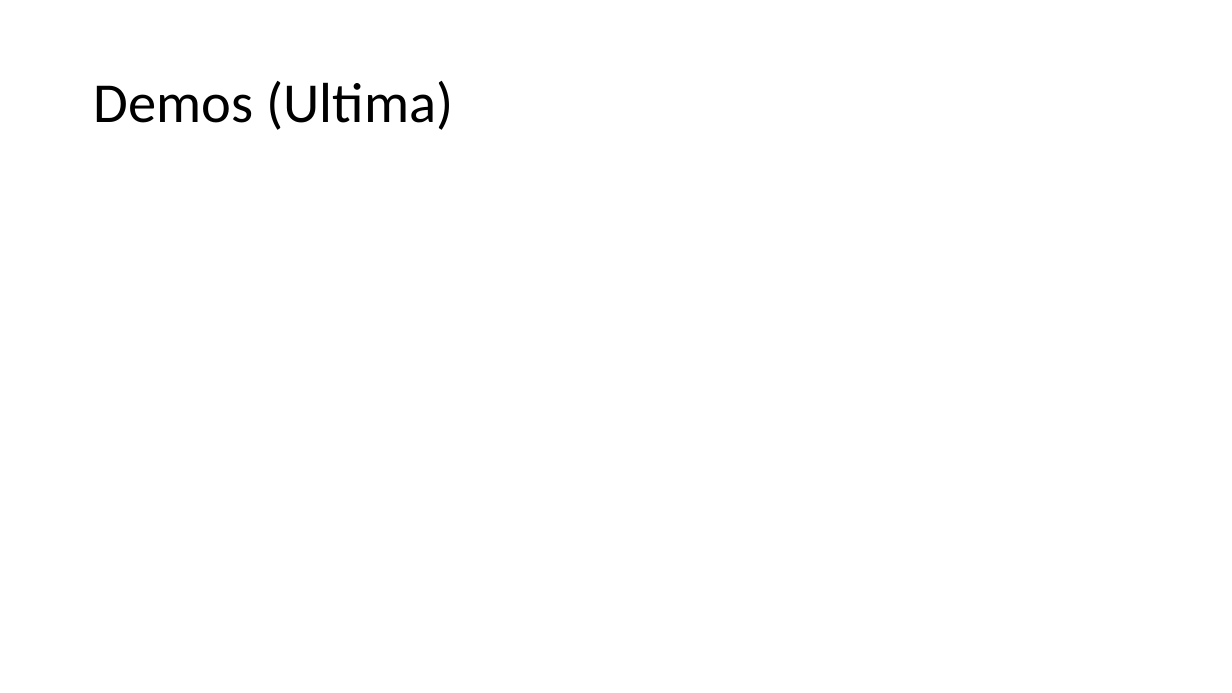
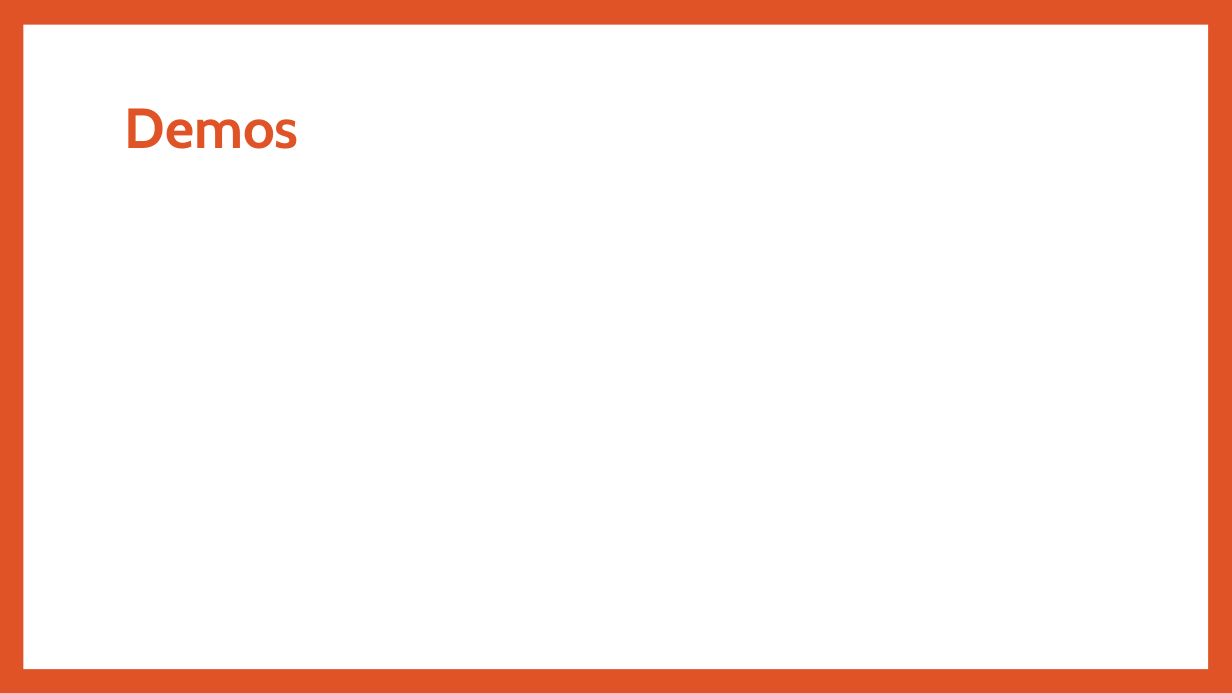
Before and after one commit to A40278/ps_20172018, a slide deck: slide 20 of Appresentação/Appresentacao.pptx. Drawn at 1232x693 pixels with LibreOffice and Linux fonts; fonts in the diff are those of the drawing. Boxes give left, top, right and bottom in pixels: in the first picture for what was removed or moved away, otherwise in the second. Text is boxed around its words. In the diff, an @@ line names an element or a change of style, - is before the commit and + after.

```diff
--- a/Appresentação/Appresentacao.pptx
+++ b/Appresentação/Appresentacao.pptx
@@ background #FFFFFF to #DF5327 @@
@@ rectangle added at bbox=[23, 25, 1208, 669], fill #FFFFFF @@
@@ title at bbox=[125, 108, 299, 149]: text changed; font Calibri to Cabin; text colour #000000 to #DF5327; bold on @@
-Demos (Ultima)
+Demos
```
Also in this commit, not shown: 15 other slides changed, 4 slides added, 4 slides removed, 3 other files.
